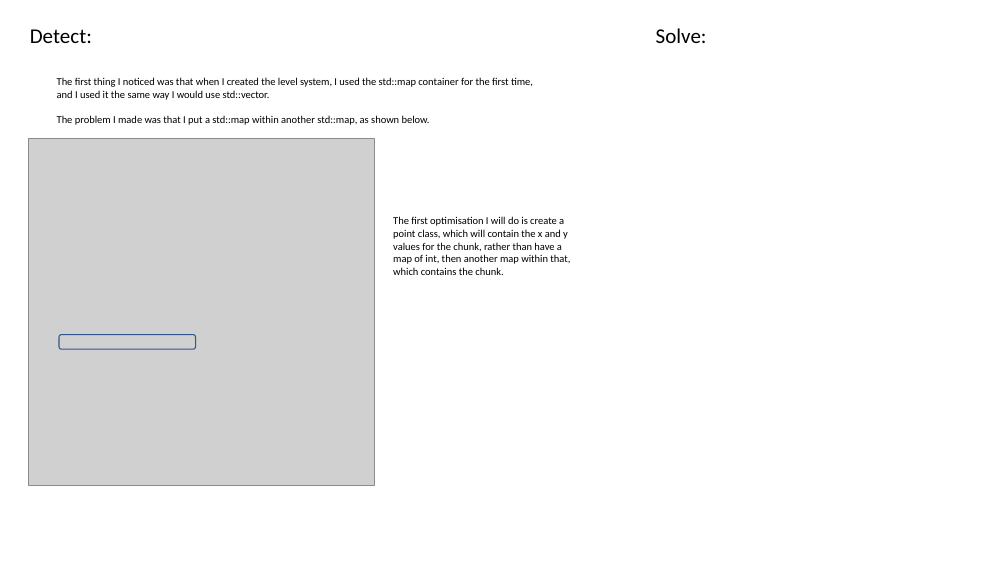
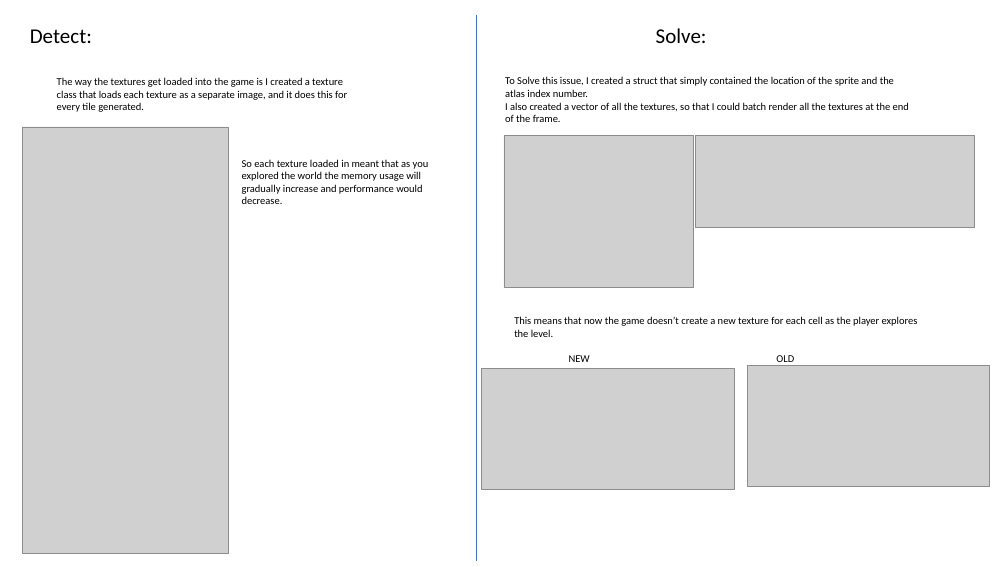
Before and after one commit to Alli1223/comp350-optimisation, a slide deck: slide 3 of OptmisationProcess.pptx. Drawn at 1008x567 pixels with LibreOffice and Linux fonts; fonts in the diff are those of the drawing; grey boxes stand for pictures. Boxes give left, top, right and bottom in pixels: in the first picture for what was removed or moved away, otherwise in the second. Text is boxed around its words. In the diff, an @@ line names an element or a change of style, - is before the commit and + after.

Commit message:
Added performance stats

```diff
--- a/OptmisationProcess.pptx
+++ b/OptmisationProcess.pptx
@@ line added from (476, 14) to (476, 561), #4472C4 0.5 pt @@
@@ text at [57,77,347,112]: text changed @@
-The first thing I noticed was that when I created the level system, I used the std::map container for the first time,
-and I used it the same way I would use std::vector.
-The problem I made was that I put a std::map within another std::map, as shown below.
+The way the textures get loaded into the game is I created a texture class that loads each texture as a separate image, and it does this for every tile generated.
@@ text added at [505,76,909,122], 10 pt, text #000000 @@
+To Solve this issue, I created a struct that simply contained the location of the sprite and the atlas index number.
+I also created a vector of all the textures, so that I could batch render all the textures at the end of the frame.
@@ picture: place and size @@
-picture at [29,138,374,486]
+picture at [23,127,228,554]
@@ picture added at [504,135,693,287] @@
@@ picture added at [696,135,974,228] @@
@@ text added at [242,159,429,204], 10 pt, text #000000 @@
+So each texture loaded in meant that as you explored the world the memory usage will gradually increase and performance would decrease.
@@ text removed at [393,216,570,275] @@
-The first optimisation I will do is create a point class, which will contain the x and y values for the chunk, rather than have a map of int, then another map within that, which contains the chunk.
@@ text added at [514,316,918,362], 10 pt, text #000000 @@
+This means that now the game doesn’t create a new texture for each cell as the player explores the level.
+NEW OLD
@@ rounded rectangle removed at [59,335,196,349] @@
@@ picture added at [482,369,735,489] @@
@@ picture added at [748,365,990,486] @@
```
Also in this commit, not shown: 1 other slide changed, 9 other files.
